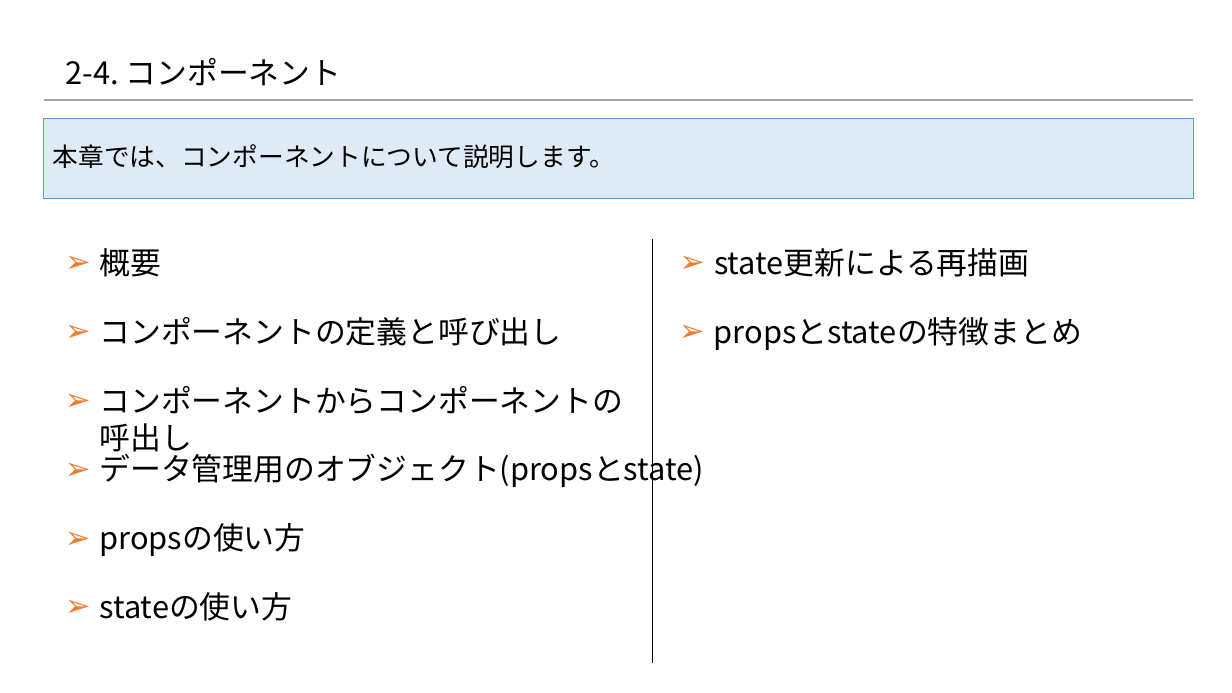
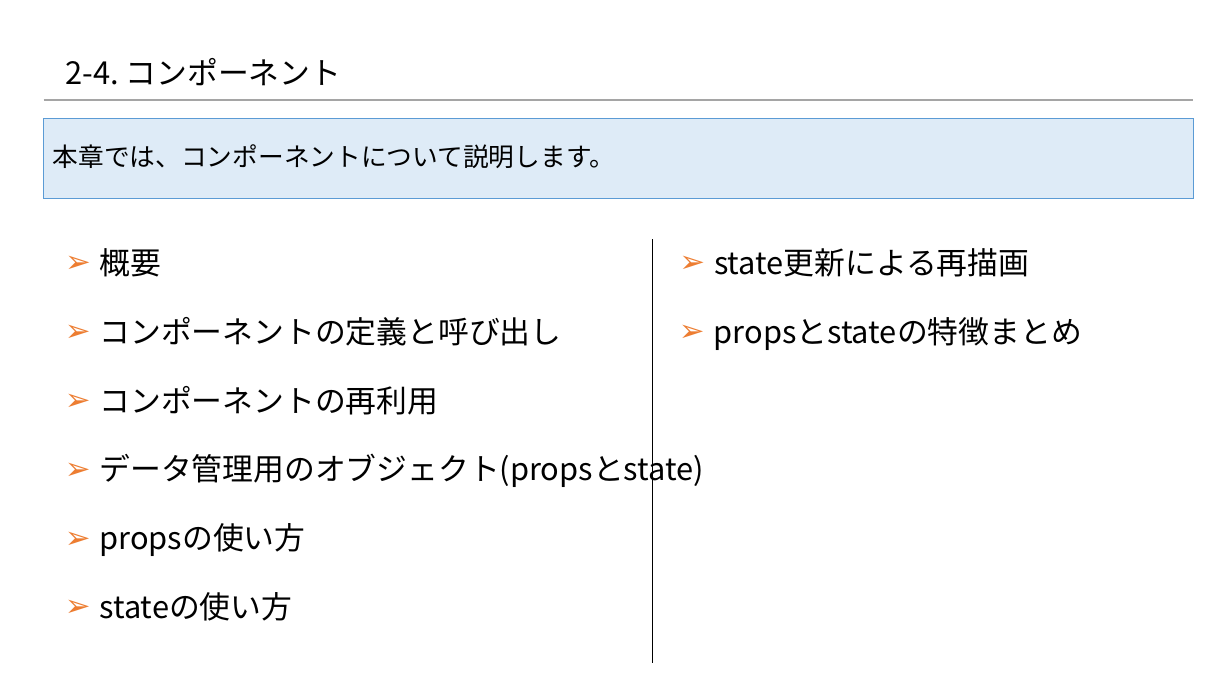
Before and after one commit to 2018SYSTEMI34/diary, a slide deck: slide 1 of doc/02_SlideShare/01.ネタ/２_Reactの基礎/2-4_Reactの基礎知識 ～コンポーネント編～.pptx. Drawn at 1232x693 pixels with LibreOffice and Linux fonts; fonts in the diff are those of the drawing; background and template pictures are left out. Boxes give left, top, right and bottom in pixels: in the first picture for what was removed or moved away, otherwise in the second. Text is boxed around its words. In the diff, an @@ line names an element or a change of style, - is before the commit and + after.

```diff
--- a/doc/02_SlideShare/01.ネタ/２_Reactの基礎/2-4_Reactの基礎知識 ～コンポーネント編～.pptx
+++ b/doc/02_SlideShare/01.ネタ/２_Reactの基礎/2-4_Reactの基礎知識 ～コンポーネント編～.pptx
@@ text at [99,386,438,415]: text changed @@
-➢ コンポーネントからコンポーネントの呼出し
+➢ コンポーネントの再利用
```
Also in this commit, not shown: 4 other slides changed, 1 other file.
